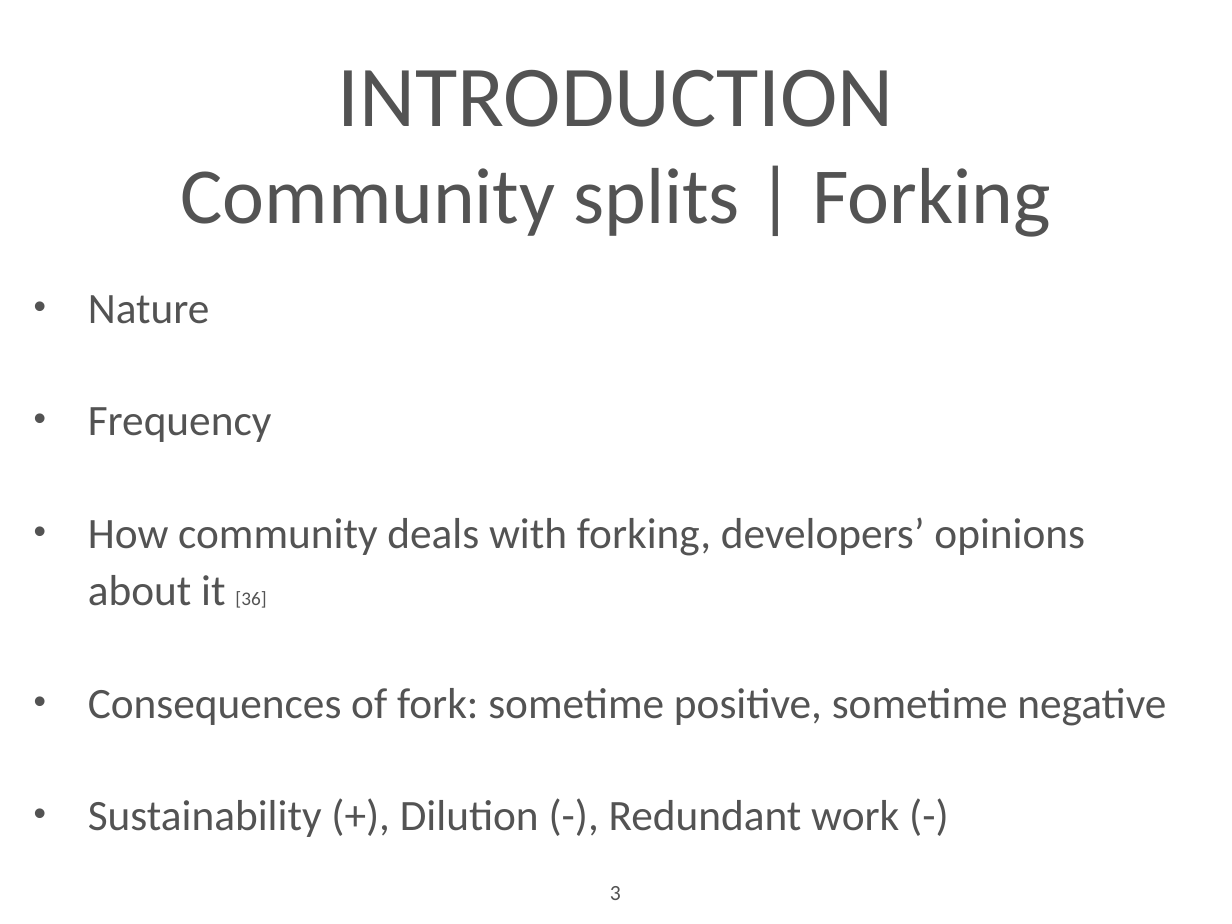
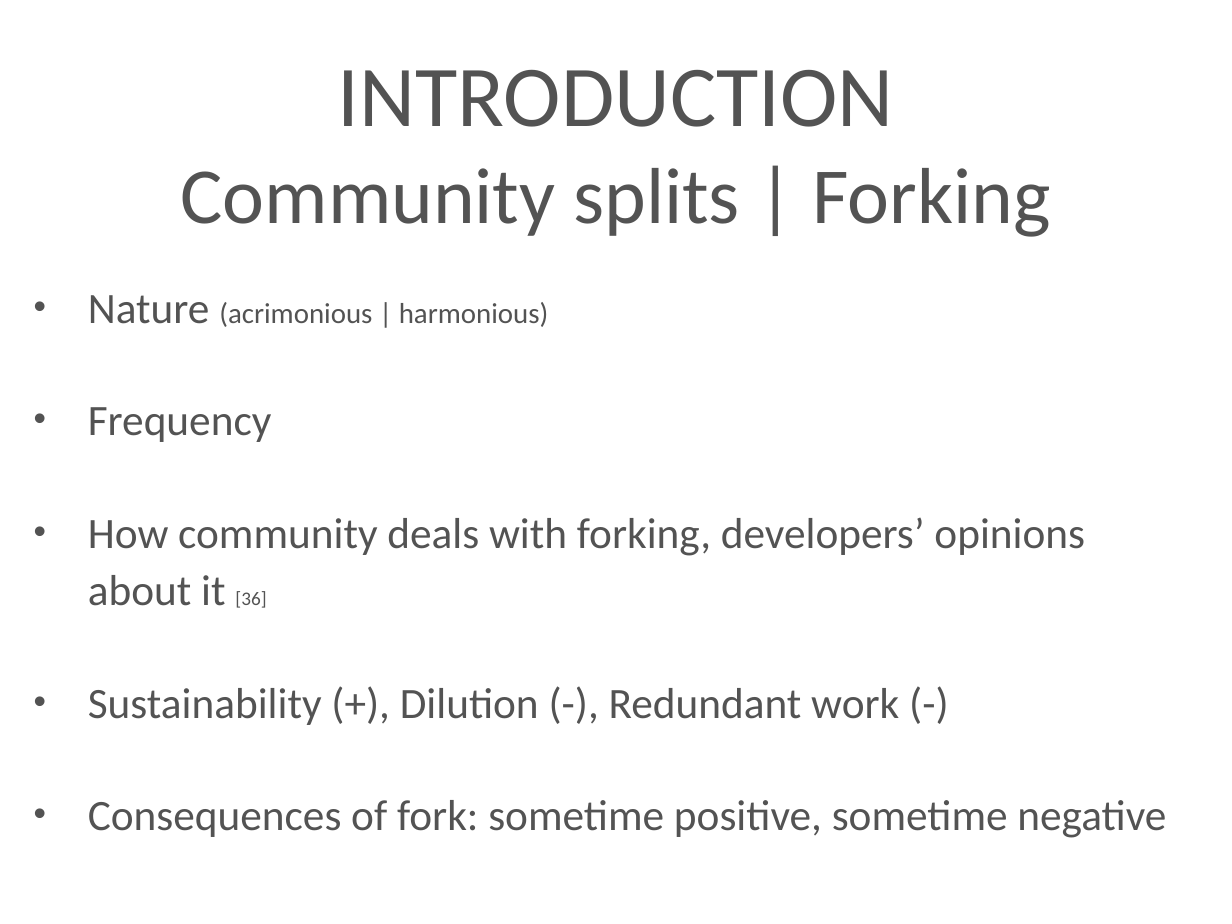
Before and after one commit to azarbakht/prelim_slides, a slide deck: slide 3 of Prelim_Slides_Amir.ppt. Drawn at 1232x924 pixels with LibreOffice and Linux fonts; fonts in the diff are those of the drawing; background and template pictures are left out. Boxes give left, top, right and bottom in pixels: in the first picture for what was removed or moved away, otherwise in the second. Text is boxed around its words. In the diff, an @@ line names an element or a change of style, - is before the commit and + after.

```diff
--- a/Prelim_Slides_Amir.ppt
+++ b/Prelim_Slides_Amir.ppt
@@ text at (88, 295, 549, 327): text changed; size 36 to 24 pt @@
-• Nature
+• Nature (acrimonious | harmonious)
@@ text at (88, 688, 899, 725): paragraph added @@
+• Sustainability (+), Dilution (-), Redundant work (-)
@@ text at (88, 800, 899, 837): paragraph removed @@
-• Sustainability (+), Dilution (-), Redundant work (-)
@@ page number removed at (605, 879, 626, 912) @@
-3
```
Also in this commit, not shown: 8 other slides changed, 1 other file.
